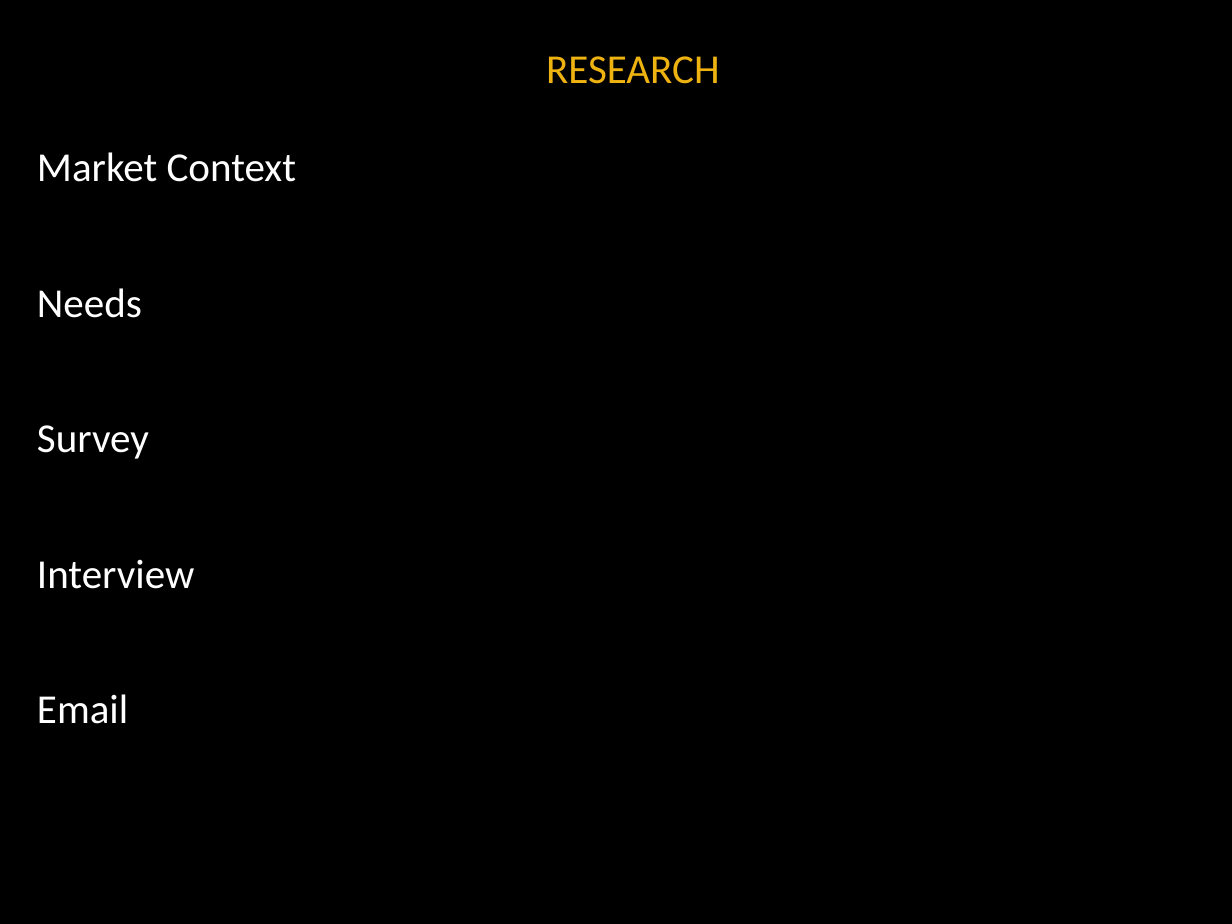
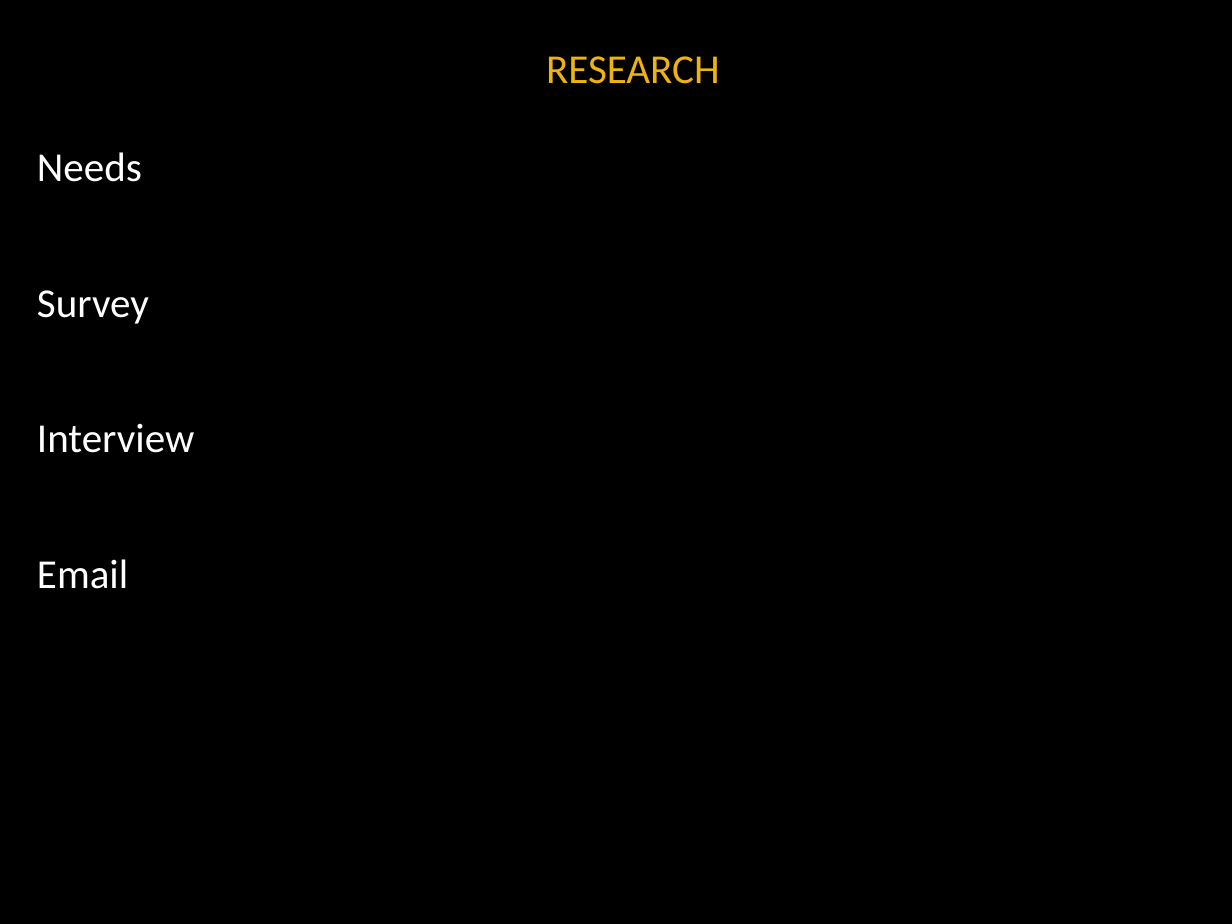
Before and after one commit to noanadler/RockStars, a slide deck: slide 7 of Deliverable1/Docs/TopicPresentation.pptx (slide 6 before the commit). Drawn at 1232x924 pixels with LibreOffice and Linux fonts; fonts in the diff are those of the drawing; background and template pictures are left out. Boxes give left, top, right and bottom in pixels: in the first picture for what was removed or moved away, otherwise in the second. Text is boxed around its words. In the diff, an @@ line names an element or a change of style, - is before the commit and + after.

```diff
--- a/Deliverable1/Docs/TopicPresentation.pptx
+++ b/Deliverable1/Docs/TopicPresentation.pptx
@@ text at <box>37,152,296,182</box>: paragraph removed @@
-Market Context
@@ text at <box>37,152,142,182</box>: less space between paragraphs @@
```
Also in this commit, not shown: 3 other slides changed, 1 slide added.
